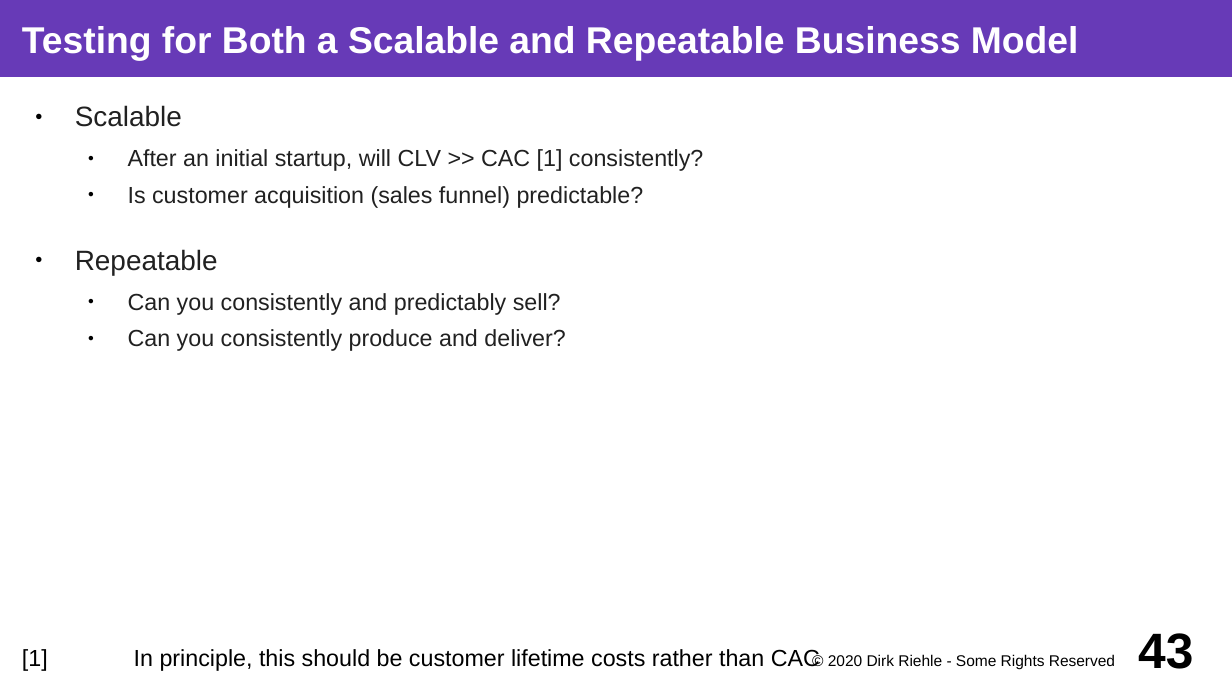
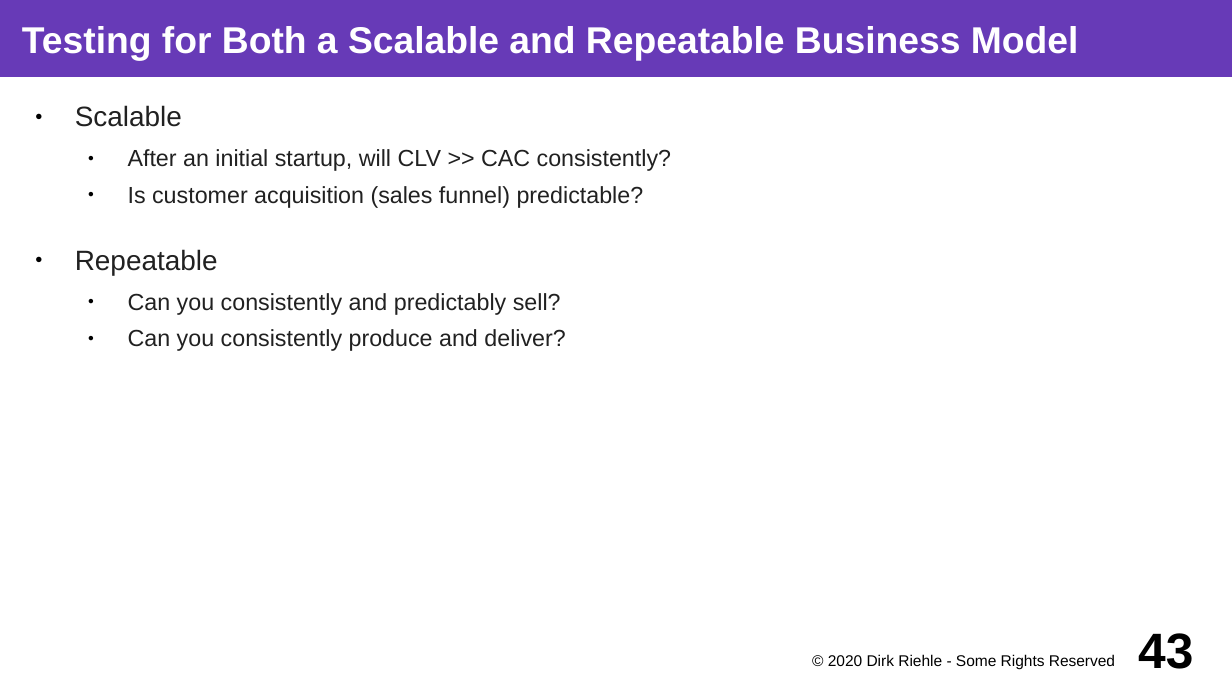
Before and after one commit to dirkriehle/coss-course, a slide deck: slide 43 of Lecture slides/COSS D01 - Software Startups.odp. Drawn at 1232x693 pixels with LibreOffice and Linux fonts; fonts in the diff are those of the drawing. Boxes give left, top, right and bottom in pixels: in the first picture for what was removed or moved away, otherwise in the second. Text is boxed around its words. In the diff, an @@ line names an element or a change of style, - is before the commit and + after.

```diff
--- a/Lecture slides/COSS D01 - Software Startups.odp
+++ b/Lecture slides/COSS D01 - Software Startups.odp
@@ text at bbox=[128, 149, 671, 171]: text changed @@
-  ● After an initial startup, will CLV >> CAC [1] consistently?
+  ● After an initial startup, will CLV >> CAC consistently?
@@ text removed at bbox=[22, 649, 820, 671] @@
-[1] In principle, this should be customer lifetime costs rather than CAC
```
Also in this commit, not shown: 10 other slides changed, 26 other files.
